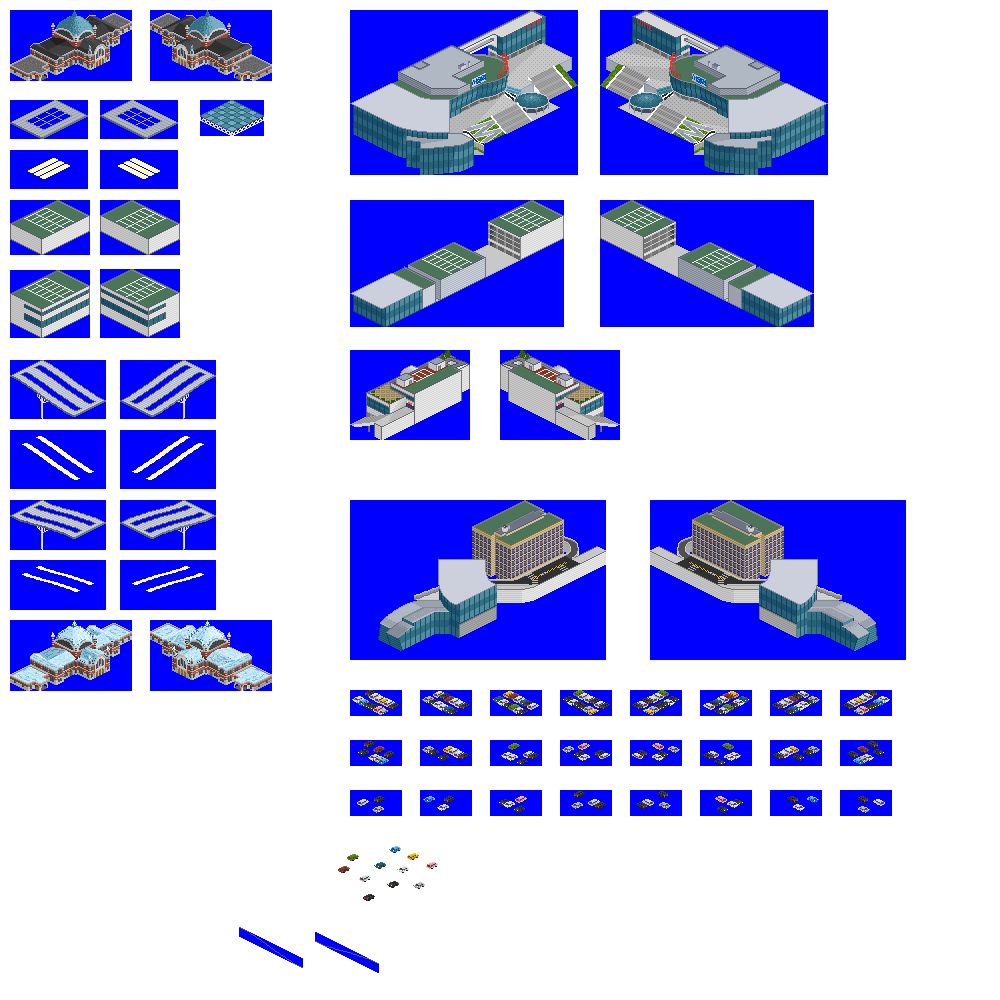
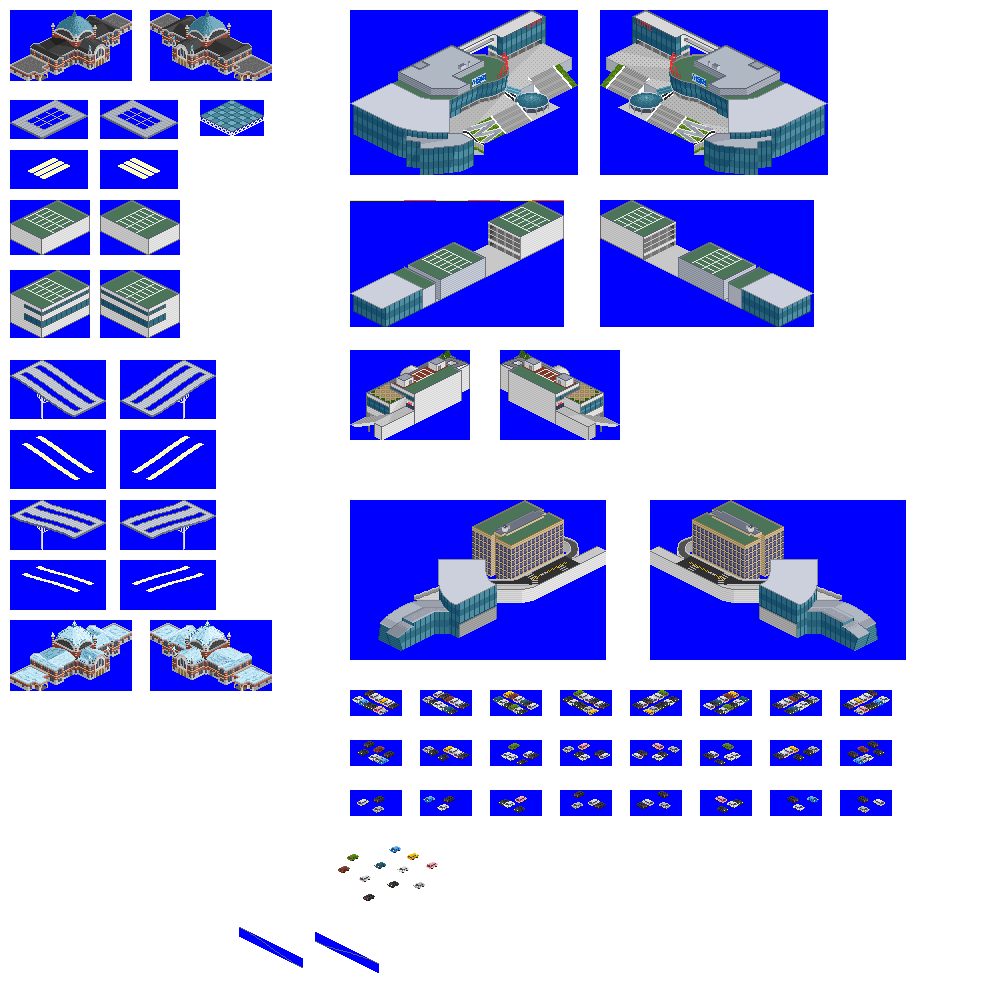
Layered file, before and after one edit (1000x1000). Changes by layer:
painted on "buildings" over (100, 200, 564, 338)
painted on "배경" over (100, 269, 180, 270)
